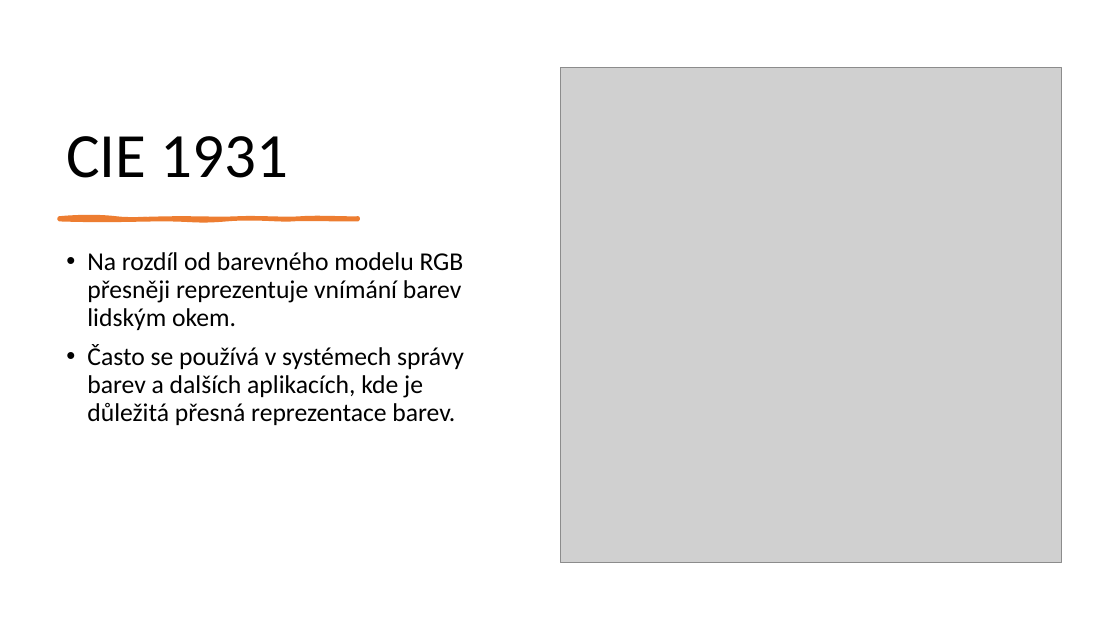
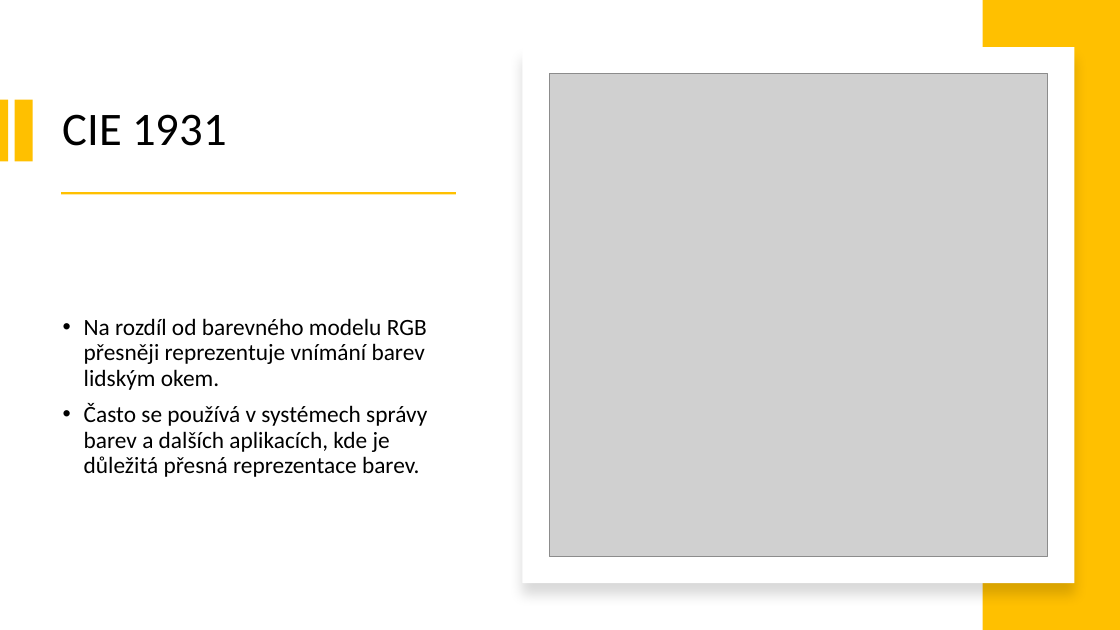
Before and after one commit to ibabayev7/barva, a slide deck: slide 14 of Presentation for IT.pptx (slide 11 before the commit). Drawn at 1120x630 pixels with LibreOffice and Linux fonts; fonts in the diff are those of the drawing; grey boxes stand for pictures. Boxes give left, top, right and bottom in pixels: in the first picture for what was removed or moved away, otherwise in the second. Text is boxed around its words. In the diff, an @@ line names an element or a change of style, - is before the commit and + after.

Commit message:
uc 4

```diff
--- a/Presentation for IT.pptx
+++ b/Presentation for IT.pptx
@@ rectangle added at bbox=[983, 0, 1120, 630], fill #FFC000 @@
@@ rectangle added at bbox=[523, 47, 1075, 583], fill #FFFFFF @@
@@ title "CIE 1931": place and size @@
-title "CIE 1931" at bbox=[66, 136, 289, 178]
+title "CIE 1931" at bbox=[63, 114, 226, 146]
@@ title "CIE 1931" at bbox=[63, 114, 226, 146]: size 54 to 40 pt; vertical alignment bottom to middle @@
@@ picture: place and size @@
-picture at bbox=[560, 67, 1062, 563]
+picture at bbox=[549, 73, 1048, 556]
@@ rectangle added at bbox=[0, 99, 8, 161], fill #FFC000 @@
@@ rectangle added at bbox=[14, 99, 32, 161], fill #FFC000 @@
@@ rectangle added at bbox=[61, 192, 456, 195], fill #FFC000 @@
@@ text "Na rozdíl od barevného modelu ...": place and size @@
-text "Na rozdíl od barevného modelu ..." at bbox=[87, 252, 464, 425]
+text "Na rozdíl od barevného modelu ..." at bbox=[84, 318, 427, 477]
@@ text "Na rozdíl od barevného modelu ..." at bbox=[84, 318, 427, 477]: size 22 to 20 pt; vertical alignment top to middle @@
@@ freeform shape removed at bbox=[59, 218, 358, 220] @@
```
Also in this commit, not shown: 7 other slides changed, 3 slides added.
